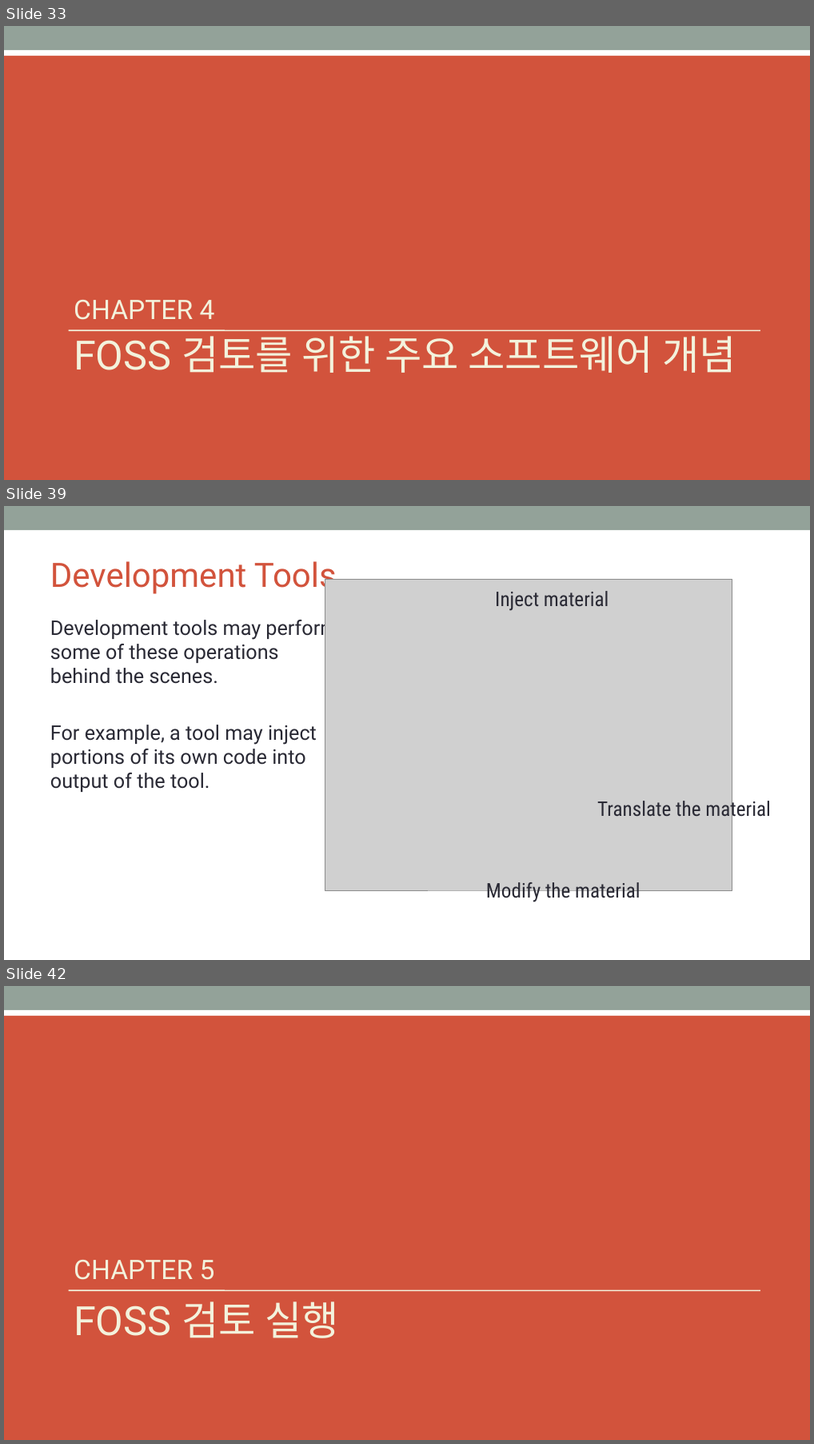
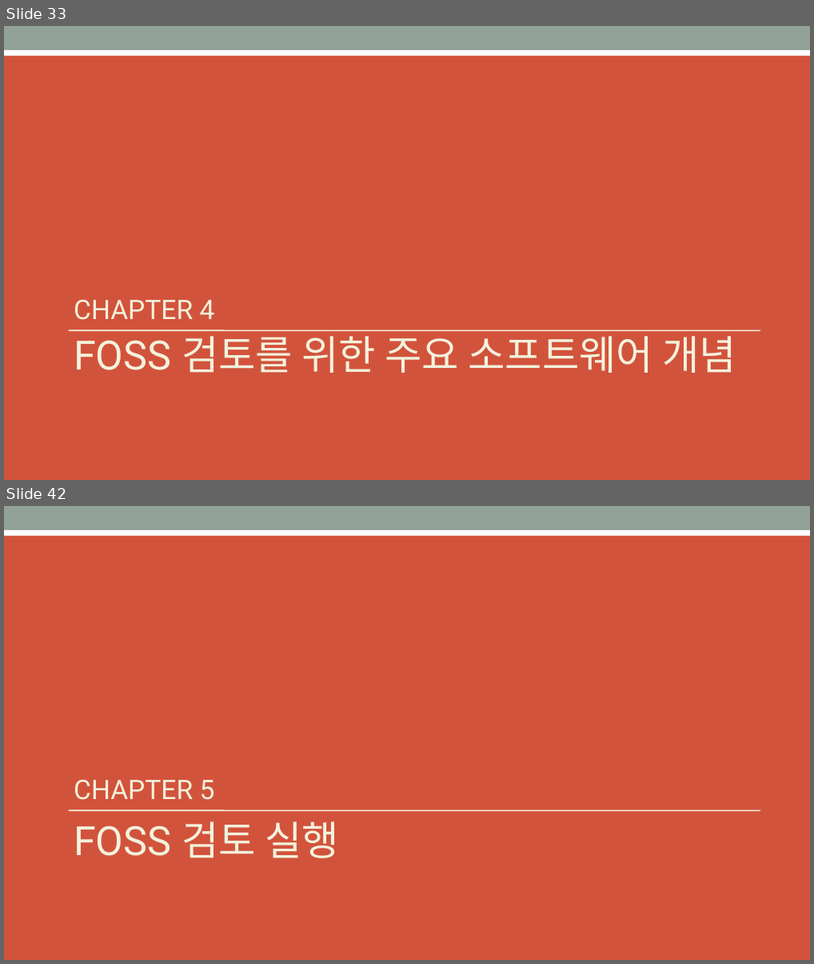
Before and after one commit to OpenChain-KWG/Curriculum-Translation-KR, a slide deck: target/slides/openchain-curriculum-for-1-1.pptx. Shown one above the other, each under a label of ours: slides 33, 39 and 42 before the commit, slides 33 and 42 after it; the slides between them are not shown. The pictures are 814x1444 and 814x964 pixels, drawn with LibreOffice and Linux fonts; fonts in the diff are those of the drawing; grey boxes stand for pictures; background and template pictures are left out. Boxes give left, top, right and bottom in pixels: in the first picture for what was removed or moved away, otherwise in the second. Text is boxed around its words. In the diff, an @@ line names an element or a change of style, - is before the commit and + after.

```diff
--- a/target/slides/openchain-curriculum-for-1-1.pptx
+++ b/target/slides/openchain-curriculum-for-1-1.pptx
@@ slide 39 removed at bbox=[4, 506, 810, 960], background #FFFFFF; not listed: 1 template element that a slide beside it also shows @@
@@ title removed at bbox=[50, 561, 337, 596] @@
-Development Tools
@@ picture removed at bbox=[325, 579, 732, 890] @@
@@ text removed at bbox=[495, 591, 610, 611] @@
-Inject material
@@ text removed at bbox=[50, 616, 338, 792] @@
-Development tools may perform some of these operations behind the scenes.
-For example, a tool may inject portions of its own code into output of the tool.
@@ text removed at bbox=[598, 797, 771, 820] @@
-Translate the material
@@ text removed at bbox=[486, 882, 641, 903] @@
-Modify the material
```
Also in this commit, not shown: 8 slides added, 7 other slides removed, 6 other files.
